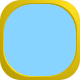
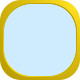
Layered file, before and after one edit (80×80). Changes by layer:
painted on "sky" over [4, 4, 76, 76]
